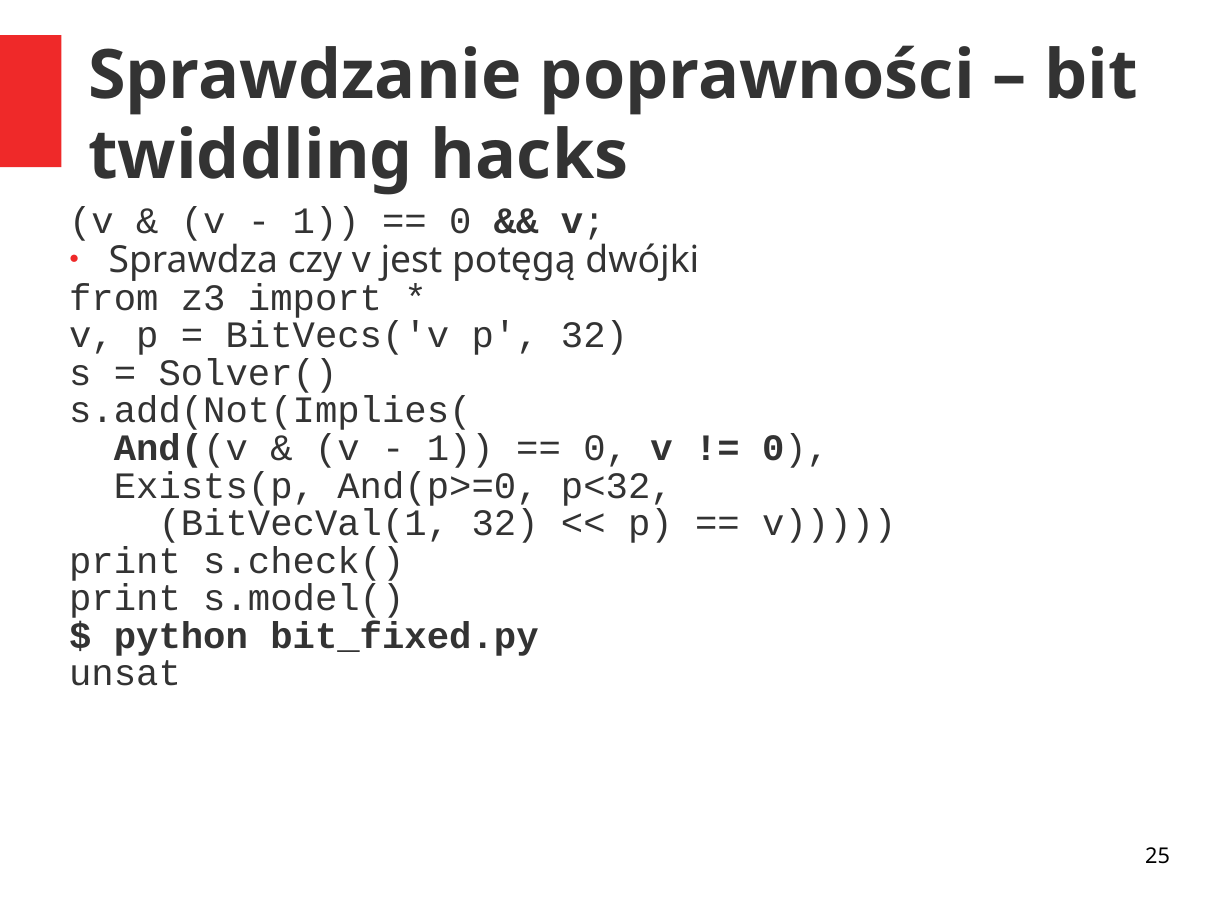
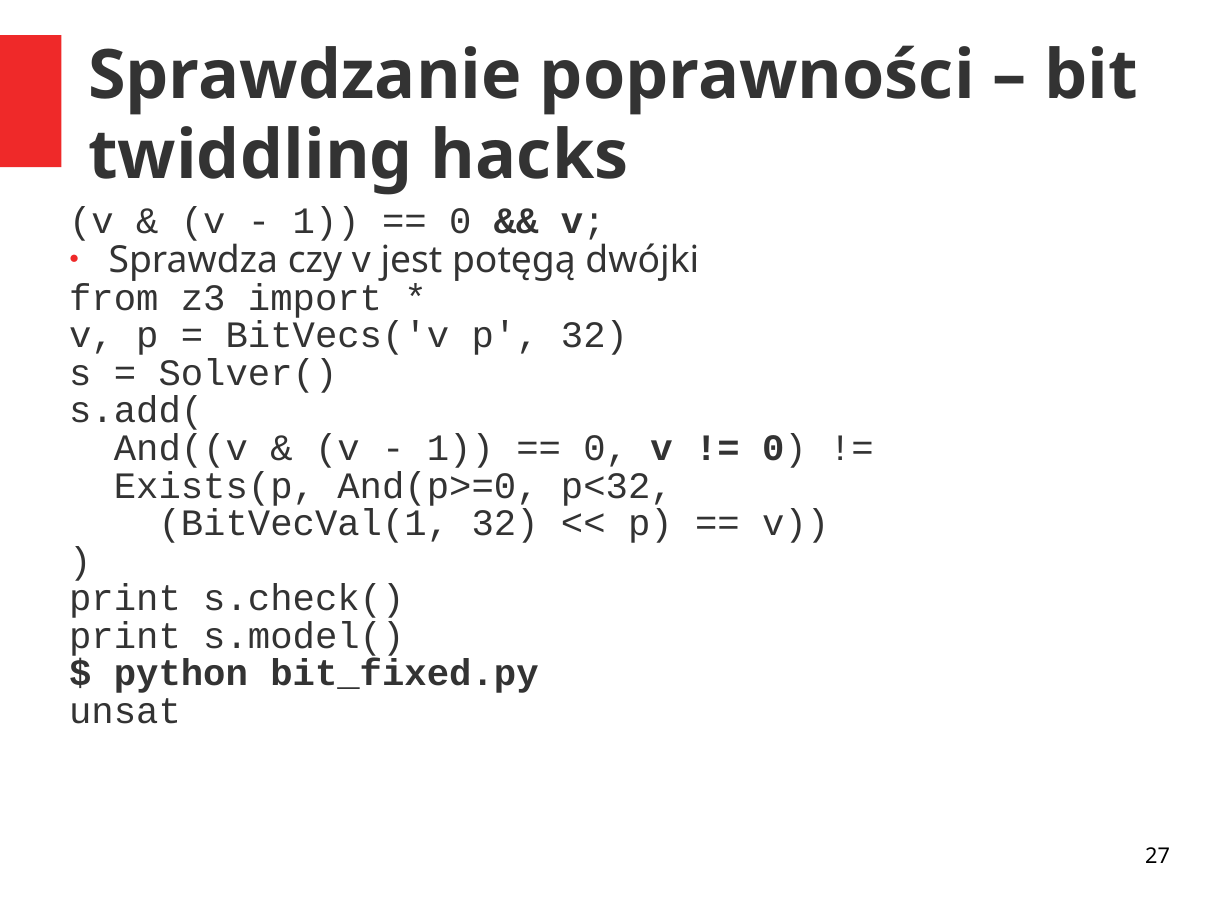
Before and after one commit to akrasuski1/presentation-z3, a slide deck: slide 27 of prez.ppt (slide 25 before the commit). Drawn at 1232x924 pixels with LibreOffice and Linux fonts; fonts in the diff are those of the drawing. Boxes give left, top, right and bottom in pixels: in the first picture for what was removed or moved away, otherwise in the second. Text is boxed around its words. In the diff, an @@ line names an element or a change of style, - is before the commit and + after.

```diff
--- a/prez.ppt
+++ b/prez.ppt
@@ text at [69, 396, 807, 468]: text changed @@
-s.add(Not(Implies(
-And((v & (v - 1)) == 0, v != 0),
+s.add(
+And((v & (v - 1)) == 0, v != 0) !=
@@ text at [159, 509, 829, 543]: text changed @@
-(BitVecVal(1, 32) << p) == v)))))
+(BitVecVal(1, 32) << p) == v))
+)
@@ page number at [1145, 847, 1170, 863]: text changed @@
-25
+27
```
Also in this commit, not shown: 8 other slides changed, 2 slides added, 2 other files.
